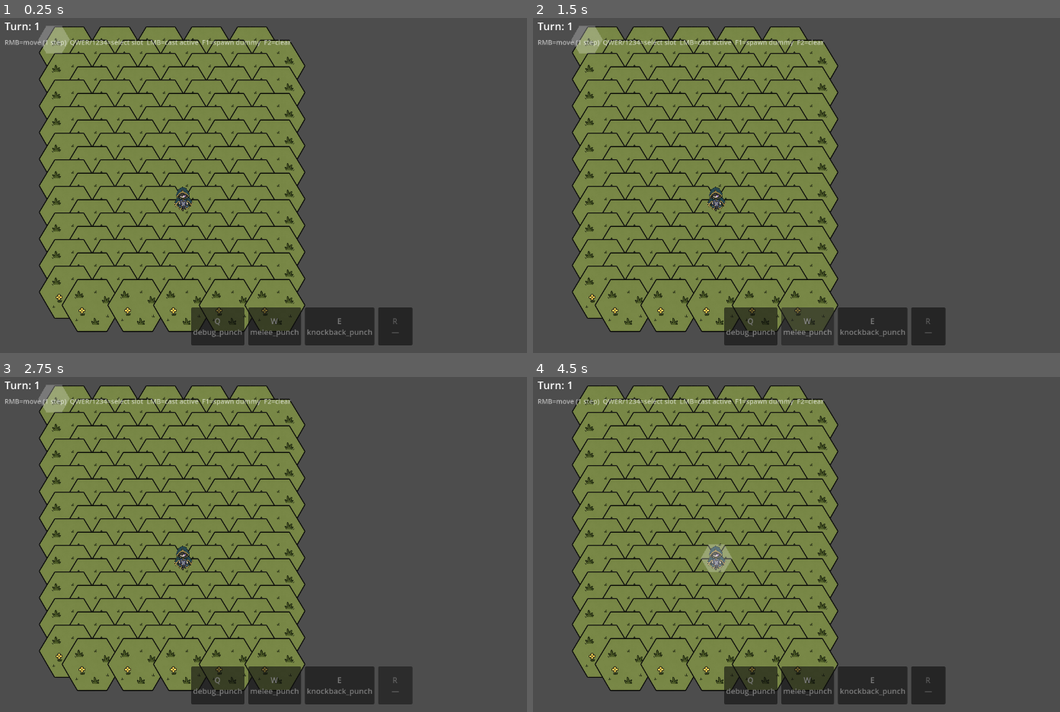
Above: before the commit, frames 1-4 (two rows, left to right).
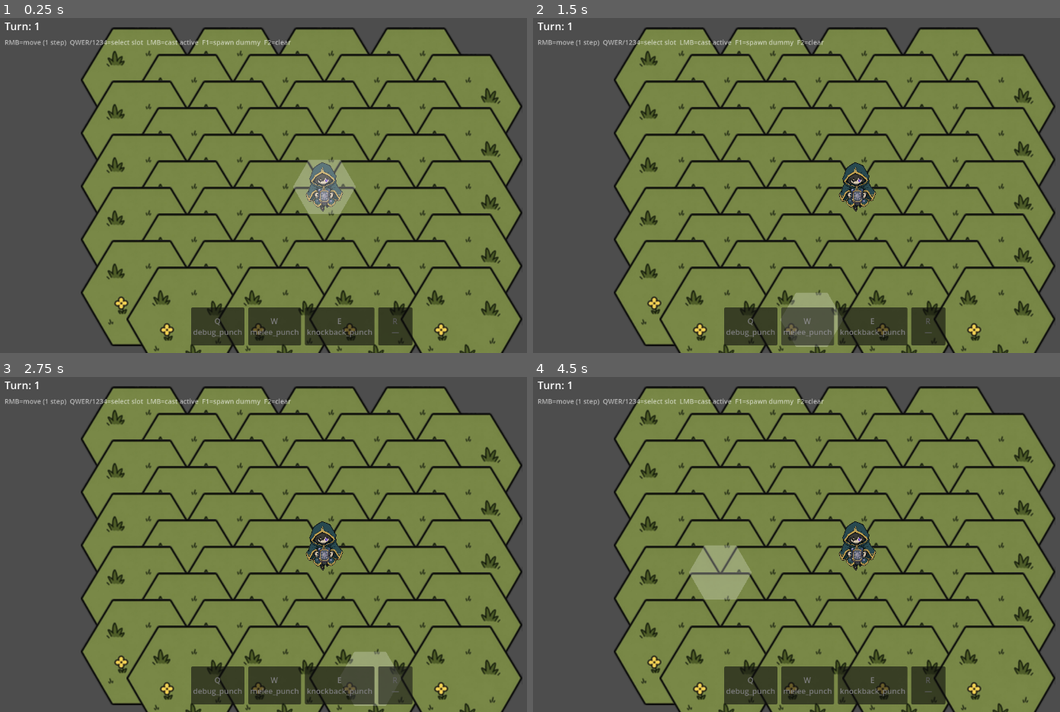
Above: after the commit, the same moments.

Repository: TortikP/GameJamProject
Game: Godot game, scene res://scenes/dev/godmode.tscn
The game is run twice, just before and just after one commit, with the same random seed, the same clock (stepped at 60 frames per second) and the same inputs. This scene is started directly instead of the project's main scene.
Inputs (mouse positions are in pixels of both pictures, inside the frame that each line leads up to):
- Up to frame 1 (0.25 s): no input
- Up to frame 2 (1.5 s): click "Q debug_punch" at 0.5 s; click "W melee_punch" at 1.25 s
- Up to frame 3 (2.75 s): click "R —" at 2 s
- Up to frame 4 (4.5 s): click "E knockback_punch" at 2.75 s; tap Enter at 3.5 s; move the mouse to (970, 524) at 3.52 s; hold D (hex_move_bottom_right) 3.53-4.28 s; tap S (hex_move_bottom) at 3.6 s; click (970, 524) at 3.67 s; tap Space at 3.77, 4.25 s; move the mouse to (712, 557) at 4.27 s; hold A (hex_move_bottom_left) from 4.28 s (still down); tap W (hex_move_top) at 4.35 s

The runs differ from the first frame. In frame 1, 55% of the frame differs, in the area x 7-100%, y 2-100%; in frame 2, 56%; in frame 3, 56%; in frame 4, 56%.

Commit message:
feat(godmode): bump grid + sprite size 2× via HexGrid scale
- godmode.tscn: HexGrid scale = (2, 2), position = (240, 90)
- godmode_controller: GRID_W 10→8, GRID_H 10→5
- All children (sprites, HexCursor, HealthBars) inherit scale automatically
- coord_under_mouse uses local mouse pos so picking still works
- Effective hex size: 128×112 (was 64×56). Grid render area roughly 800×616
  fits viewport (1280×720) leaving room for top labels and slot bar.
- Sprite base scales unchanged — parent scale handles enlargement,
  player ends at ~78×104 px, manekin ~60×71 px, in 128×112 hexes.

NOT touched: arena_demo HexGrid scale stays 1.0, so Egor's demo still
fits the same way. Per-scene parent-node scale is the right place for
this kind of zoom — global tile_size change would ripple everywhere.

Diff:
--- a/scenes/dev/godmode.tscn
+++ b/scenes/dev/godmode.tscn
@@ -10,7 +10,8 @@
 [node name="Godmode" type="Node2D"]
 
 [node name="HexGrid" parent="." instance=ExtResource("1_hexgrid")]
-position = Vector2(120, 60)
+position = Vector2(240, 90)
+scale = Vector2(2, 2)
 
 [node name="HexCursor" type="Polygon2D" parent="HexGrid"]
 script = ExtResource("6_hexcursor")
--- a/scripts/presentation/godmode/godmode_controller.gd
+++ b/scripts/presentation/godmode/godmode_controller.gd
@@ -22,8 +22,8 @@
 const MANEKIN_SCENE := preload("res://scenes/dev/manekin.tscn")
 const PLAYER_SCENE := preload("res://scenes/dev/player.tscn")
 const PLAYER_ID: StringName = &"player"
-const GRID_W := 10
-const GRID_H := 10
+const GRID_W := 8
+const GRID_H := 5
 
 @export var grid: HexGrid
 @export var registry: ActorRegistry
